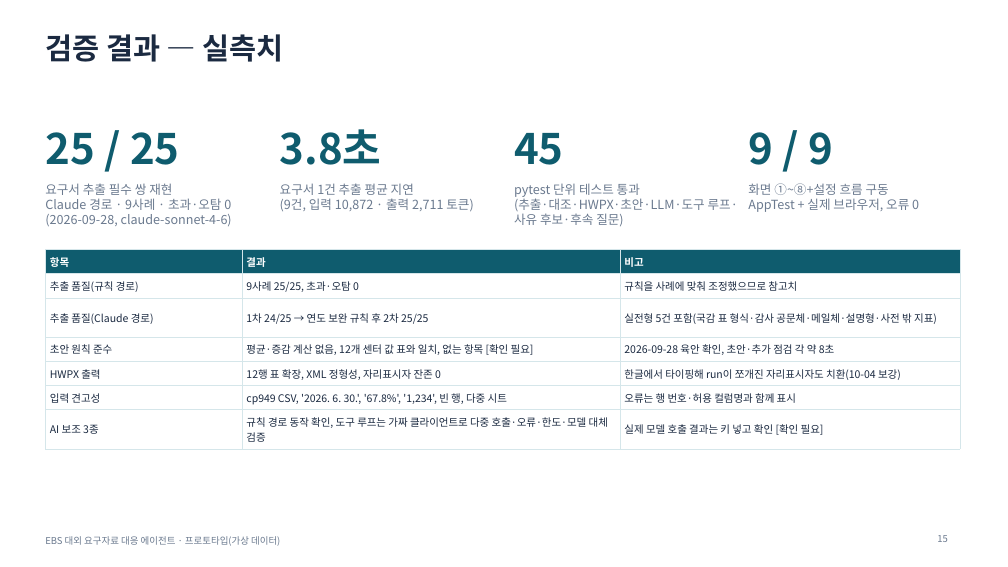
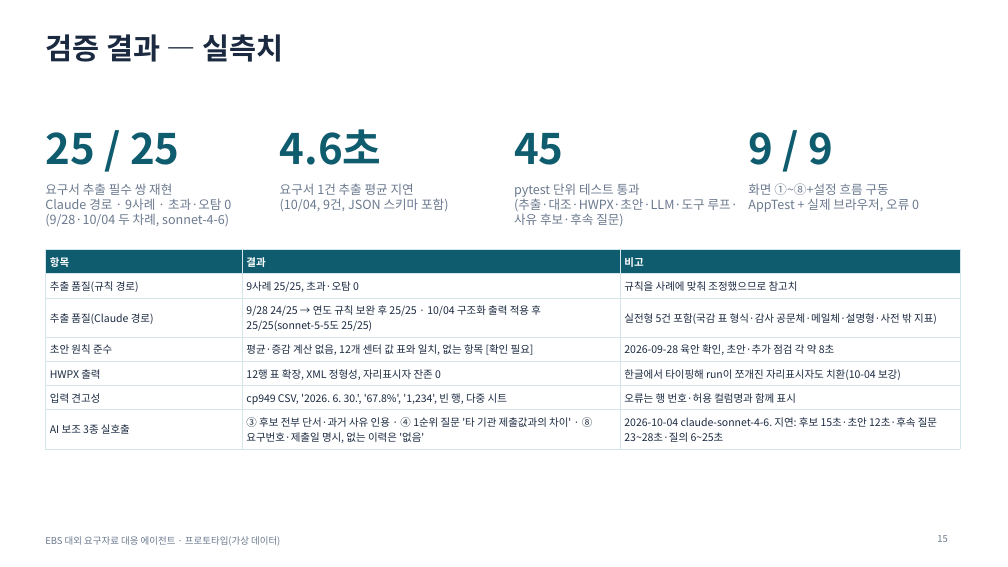
Before and after one commit to lts134/ebsjajucenter, a slide deck: slide 15 of app/docs/발표자료_EBS_요구자료대응에이전트.pptx. Drawn at 1008x567 pixels with LibreOffice and Linux fonts; fonts in the diff are those of the drawing. Boxes give left, top, right and bottom in pixels: in the first picture for what was removed or moved away, otherwise in the second. Text is boxed around its words. In the diff, an @@ line names an element or a change of style, - is before the commit and + after.

```diff
--- a/app/docs/발표자료_EBS_요구자료대응에이전트.pptx
+++ b/app/docs/발표자료_EBS_요구자료대응에이전트.pptx
@@ text at bbox=[280, 129, 382, 165]: text changed @@
-3.8초
+4.6초
@@ text at bbox=[280, 198, 448, 211]: text changed @@
-(9건, 입력 10,872 · 출력 2,711 토큰)
+(10/04, 9건, JSON 스키마 포함)
@@ text at bbox=[45, 213, 229, 226]: text changed @@
-(2026-09-28, claude-sonnet-4-6)
+(9/28·10/04 두 차례, sonnet-4-6)
@@ table at bbox=[45, 250, 960, 447] @@
-row 3, column 2: 1차 24/25 → 연도 보완 규칙 후 2차 25/25
+row 3, column 2: 9/28 24/25 → 연도 규칙 보완 후 25/25 · 10/04 구조화 출력 적용 후 25/25(sonnet-5-5도 25/25)
-row 7: AI 보조 3종 | 규칙 경로 동작 확인, 도구 루프는 가짜 클라이언트로 다중 호출·오류·한도·모델 대체 검증 | 실제 모델 호출 결과는 키 넣고 확인 [확인 필요]
+row 7: AI 보조 3종 실호출 | ③ 후보 전부 단서·과거 사유 인용 · ④ 1순위 질문 '타 기관 제출값과의 차이' · ⑧ 요구번호·제출일 명시, 없는 이력은 '없음' | 2026-10-04 claude-sonnet-4-6. 지연: 후보 15초·초안 12초·후속 질문 23~28초·질의 6~25초
```
Also in this commit, not shown: 5 other slides changed, 36 other files.
